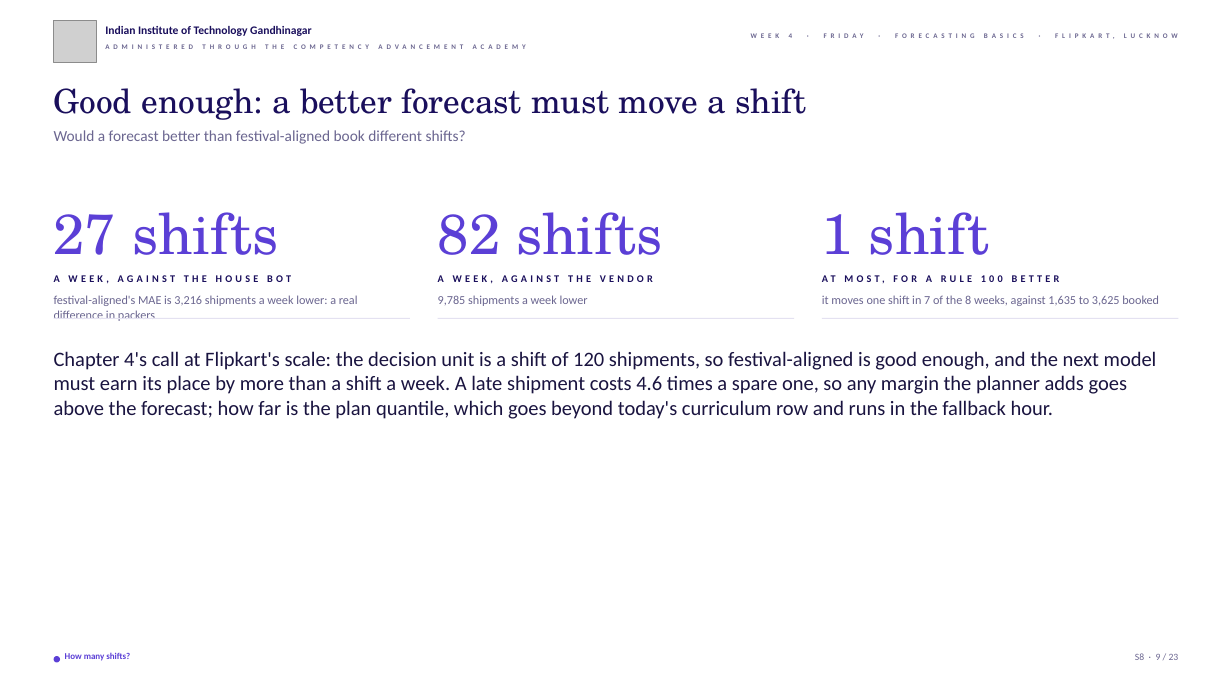
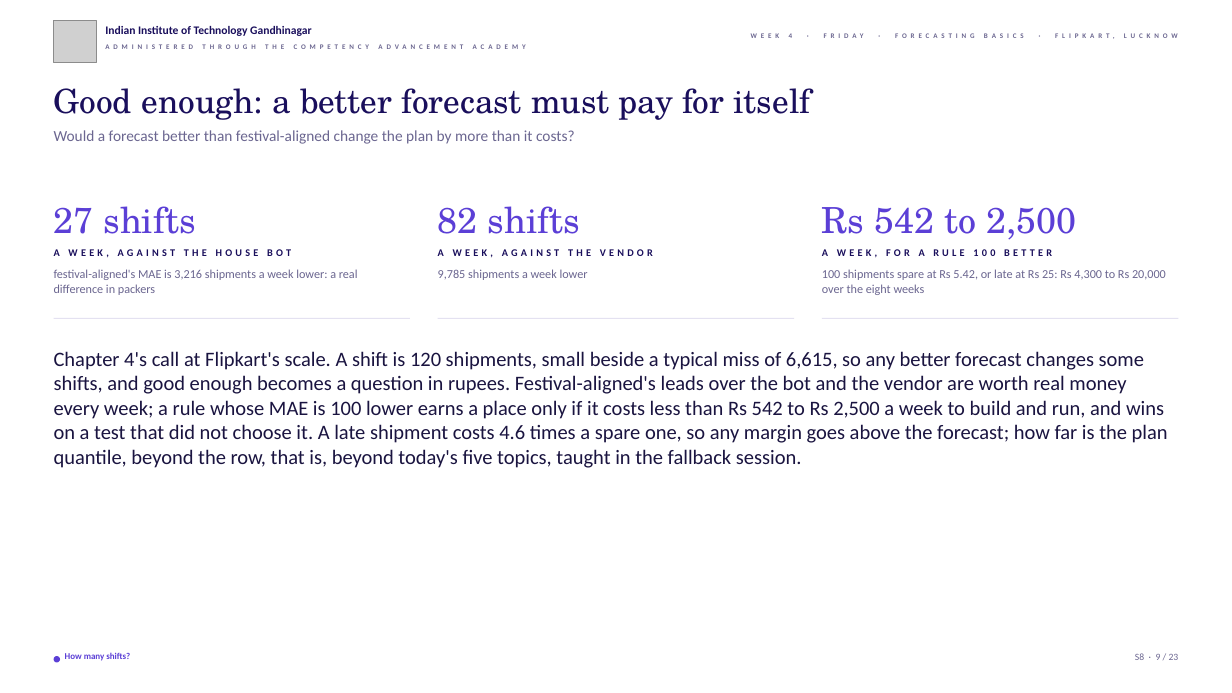
Before and after one commit to fde-academy-lab/c2-content-factory, a slide deck: slide 9 of content/W04/D5/slides/C2_W04_D05_half2_STUDENT.pptx. Drawn at 1232x693 pixels with LibreOffice and Linux fonts; fonts in the diff are those of the drawing; grey boxes stand for pictures; background and template pictures are left out. Boxes give left, top, right and bottom in pixels: in the first picture for what was removed or moved away, otherwise in the second. Text is boxed around its words. In the diff, an @@ line names an element or a change of style, - is before the commit and + after.

```diff
--- a/content/W04/D5/slides/C2_W04_D05_half2_STUDENT.pptx
+++ b/content/W04/D5/slides/C2_W04_D05_half2_STUDENT.pptx
@@ text at (54, 88, 810, 120): text changed @@
-Good enough: a better forecast must move a shift
+Good enough: a better forecast must pay for itself
@@ text at (54, 130, 575, 144): text changed @@
-Would a forecast better than festival-aligned book different shifts?
+Would a forecast better than festival-aligned change the plan by more than it costs?
@@ text "27 shifts" at (54, 206, 196, 234): size 44 to 28 pt @@
@@ text "82 shifts" at (438, 206, 581, 234): size 44 to 28 pt @@
@@ text at (822, 207, 1076, 240): text changed; size 44 to 28 pt @@
-1 shift
+Rs 542 to 2,500
@@ 4 texts: place and size @@
-4 texts at (54, 275, 653, 321)
+4 texts at (54, 249, 653, 295)
@@ text at (822, 249, 1052, 257): text changed @@
-AT MOST, FOR A RULE 100 BETTER
+A WEEK, FOR A RULE 100 BETTER
@@ text at (822, 269, 1166, 295): text changed @@
-it moves one shift in 7 of the 8 weeks, against 1,635 to 3,625 booked
+100 shipments spare at Rs 5.42, or late at Rs 25: Rs 4,300 to Rs 20,000 over the eight weeks
@@ text at (54, 351, 1168, 468): text changed @@
-Chapter 4's call at Flipkart's scale: the decision unit is a shift of 120 shipments, so festival-aligned is good enough, and the next model must earn its place by more than a shift a week. A late shipment costs 4.6 times a spare one, so any margin the planner adds goes above the forecast; how far is the plan quantile, which goes beyond today's curriculum row and runs in the fallback hour.
+Chapter 4's call at Flipkart's scale. A shift is 120 shipments, small beside a typical miss of 6,615, so any better forecast changes some shifts, and good enough becomes a question in rupees. Festival-aligned's leads over the bot and the vendor are worth real money every week; a rule whose MAE is 100 lower earns a place only if it costs less than Rs 542 to Rs 2,500 a week to build and run, and wins on a test that did not choose it. A late shipment costs 4.6 times a spare one, so any margin goes above the forecast; how far is the plan quantile, beyond the row, that is, beyond today's five topics, taught in the fallback session.
```
Also in this commit, not shown: 14 other slides changed, 5 other files.
